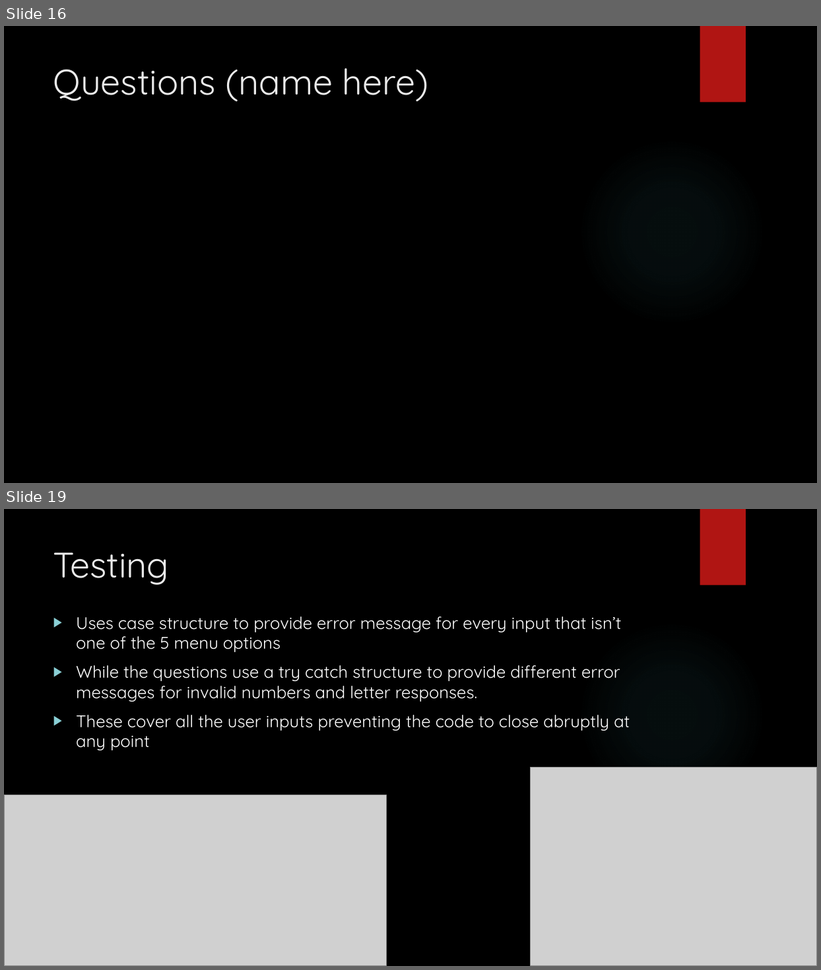
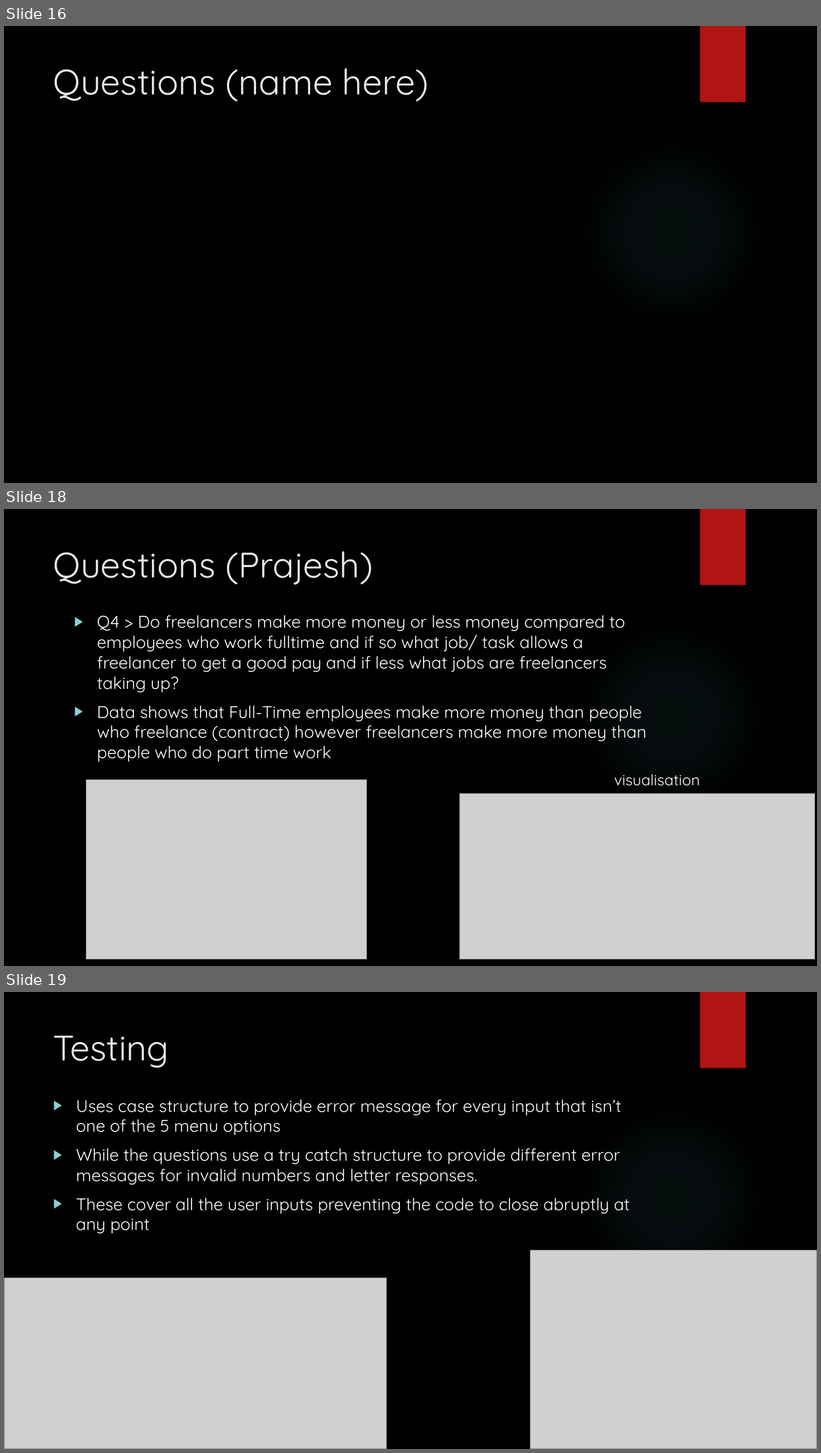
Before and after one commit to csmfduro/salaries, a slide deck: Computer Science Workshop Presentation.pptx. Shown one above the other, each under a label of ours: slides 16 and 19 before the commit, slides 16, 18 and 19 after it; the slides between them are not shown. The pictures are 821x970 and 821x1453 pixels, drawn with LibreOffice and Linux fonts; fonts in the diff are those of the drawing; grey boxes stand for pictures; background and template pictures are left out. Boxes give left, top, right and bottom in pixels: in the first picture for what was removed or moved away, otherwise in the second. Text is boxed around its words. In the diff, an @@ line names an element or a change of style, - is before the commit and + after.

```diff
--- a/Computer Science Workshop Presentation.pptx
+++ b/Computer Science Workshop Presentation.pptx
@@ slide 18 added at [4,509,817,966], background picture (left out); not listed: 2 template elements that a slide beside it also shows @@
@@ title added at [54,551,373,585], 42 pt, text #EBEBEB @@
+Questions (Prajesh)
@@ text added at [97,615,647,762], 20 pt, text #FFFFFF @@
+▶ Q4 > Do freelancers make more money or less money compared to employees who work fulltime and if so what job/ task allows a freelancer to get a good pay and if less what jobs are freelancers taking up?
+▶ Data shows that Full-Time employees make more money than people who freelance (contract) however freelancers make more money than people who do part time work
@@ picture added at [86,780,366,960] @@
@@ text added at [614,774,700,786], 18 pt, text #FFFFFF @@
+visualisation
@@ picture added at [459,794,815,959] @@
```
Also in this commit, not shown: 1 other slide added, 2 slides removed.
